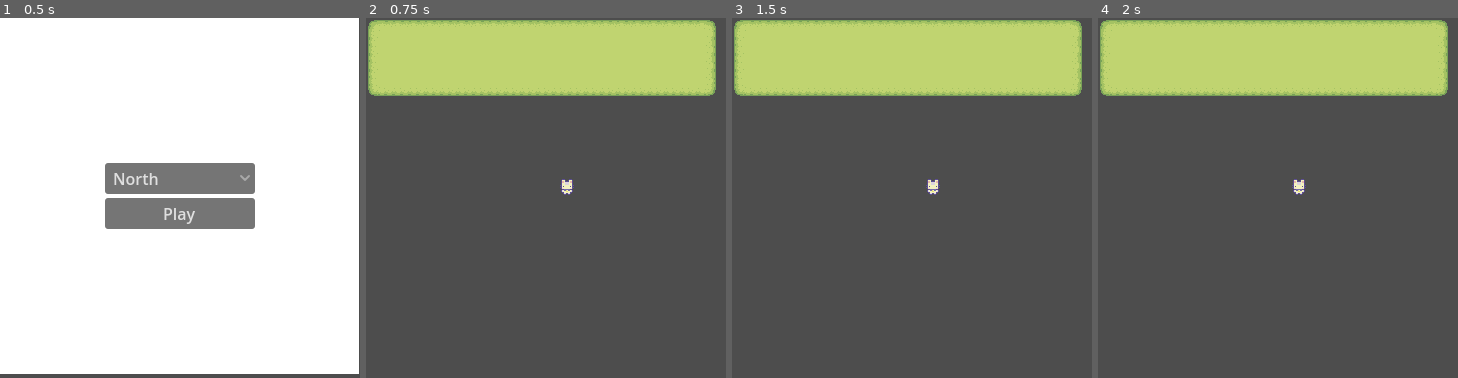
Above: before the commit, frames 1-4 (left to right).
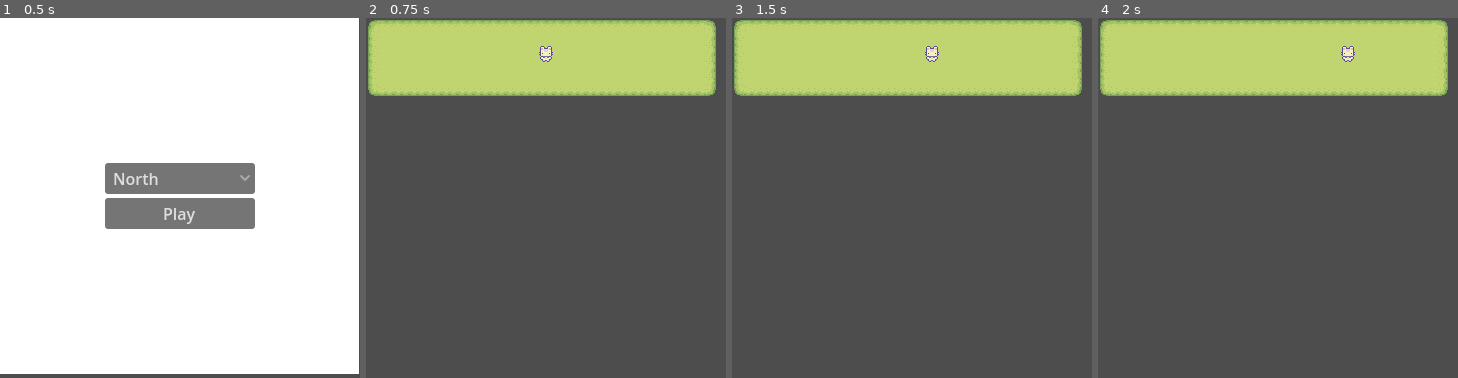
Above: after the commit, the same moments.

Repository: thiagoalgo/bordless-farm
Game: Godot game, scene res://scenes/scn_main.tscn
The game is run twice, just before and just after one commit, with the same random seed, the same clock (stepped at 60 frames per second) and the same inputs.
Inputs:
- Up to frame 1 (0.5 s): no input
- Up to frame 2 (0.75 s): click "Play" at 0.5 s
- Up to frame 3 (1.5 s): tap Enter (ui_accept) at 1.25, 1.35 s; hold Right (ui_right) from 1.28 s (still down)
- Up to frame 4 (2 s): keep holding Right (ui_right); tap Enter (ui_accept) at 1.52, 1.82 s

Frame 1 is identical in both runs. In frame 2, 0.3% of the frame differs, in the area x 48-58%, y 7-50%; in frame 3, 0.3%; in frame 4, 0.3%.

Commit message:
Refactor player instantiation and add player script
Player is now instantiated programmatically in scn_level.gd instead of being part of the scn_level.tscn scene. Added scn_player.gd script to handle player movement and positioning, and linked it to scn_player.tscn. This improves flexibility and allows dynamic setup based on level size.

Diff:
--- a/scenes/scn_level.tscn
+++ b/scenes/scn_level.tscn
@@ -1,14 +1,10 @@
-[gd_scene load_steps=4 format=3 uid="uid://8eqij4idsexa"]
+[gd_scene load_steps=3 format=3 uid="uid://8eqij4idsexa"]
 
 [ext_resource type="Script" uid="uid://pilk25kevk8g" path="res://scripts/scn_level.gd" id="1_owvmd"]
 [ext_resource type="TileSet" uid="uid://crko171dkkhh1" path="res://tiles/grass.tres" id="2_ikt23"]
-[ext_resource type="PackedScene" uid="uid://dm7p2hir0grbm" path="res://scenes/scn_player.tscn" id="3_ikt23"]
 
 [node name="Level" type="Node2D"]
 script = ExtResource("1_owvmd")
 
 [node name="TileMapLayer" type="TileMapLayer" parent="."]
 tile_set = ExtResource("2_ikt23")
-
-[node name="Player" parent="." instance=ExtResource("3_ikt23")]
-position = Vector2(201, 177)
--- /dev/null
+++ b/scenes/scn_player.gd
@@ -0,0 +1,48 @@
+extends CharacterBody2D
+
+
+const SPEED := 100.0
+const JUMP_VELOCITY := -400.0
+
+var setup_done: bool = false
+var level_size: Vector2i = Vector2i.ZERO
+
+
+func setup(level_size: Vector2i) -> void:
+	self.level_size = level_size
+	setup_done = true
+
+
+func _ready() -> void:
+	assert(setup_done, "Call setup() before using this class.")
+	calc_pos()
+
+
+func _physics_process(delta: float) -> void:
+	# Add the gravity.
+	#if not is_on_floor():
+	#	velocity += get_gravity() * delta
+
+	# Handle jump.
+	if Input.is_action_just_pressed("ui_accept") and is_on_floor():
+		velocity.y = JUMP_VELOCITY
+
+	# Get the input direction and handle the movement/deceleration.
+	# As good practice, you should replace UI actions with custom gameplay actions.
+	var direction := Input.get_axis("ui_left", "ui_right")
+	if direction:
+		velocity.x = direction * SPEED
+	else:
+		velocity.x = move_toward(velocity.x, 0, SPEED)
+
+	move_and_slide()
+
+
+func calc_pos() -> void:
+	# Calculate the position of the player based on the level size.
+	if not setup_done:
+		return
+
+	var x := level_size.x / 2
+	var y := level_size.y / 2
+	position = Vector2(x, y)
--- a/scenes/scn_player.tscn
+++ b/scenes/scn_player.tscn
@@ -1,5 +1,6 @@
-[gd_scene load_steps=45 format=3 uid="uid://dm7p2hir0grbm"]
-
+[gd_scene load_steps=46 format=3 uid="uid://dm7p2hir0grbm"]
+
+[ext_resource type="Script" uid="uid://b0lkc70fbh1w0" path="res://scenes/scn_player.gd" id="1_5ljc5"]
 [ext_resource type="Texture2D" uid="uid://cslunxoiw6v31" path="res://assets/character_spirtes.png" id="1_g2els"]
 [ext_resource type="Texture2D" uid="uid://bymv7fj2fb3d3" path="res://assets/basic_charakter_sprites.png" id="2_qhqgy"]
 
@@ -390,6 +391,7 @@
 radius = 8.0
 
 [node name="Player" type="CharacterBody2D"]
+script = ExtResource("1_5ljc5")
 
 [node name="AnimatedSprite2D" type="AnimatedSprite2D" parent="."]
 position = Vector2(0, -8)
--- a/scripts/scn_level.gd
+++ b/scripts/scn_level.gd
@@ -14,6 +14,9 @@
 	HORIZONTAL,
 	VERTICAL
 }
+
+var scn_player := preload("res://scenes/scn_player.tscn")
+var scn_player_instance: Node = null
 
 var setup_done: bool = false
 var screen_size: Vector2i = DisplayServer.screen_get_size()
@@ -50,6 +53,7 @@
 	assert(setup_done, "Call setup() before using this class.")
 	generate_map()
 	create_map()
+	create_player()
 
 
 func calc_win_size() -> void:
@@ -93,3 +97,11 @@
 		for y in range(rows):
 			var pos: Vector2i = Vector2i(x, y)
 			tilemap.set_cells_terrain_connect([pos], 0, 0)
+
+
+func create_player() -> void:
+	if scn_player_instance: return
+
+	scn_player_instance = scn_player.instantiate()
+	scn_player_instance.setup(map.size)
+	add_child(scn_player_instance)
Not shown, added: scenes/scn_player.gd.uid
